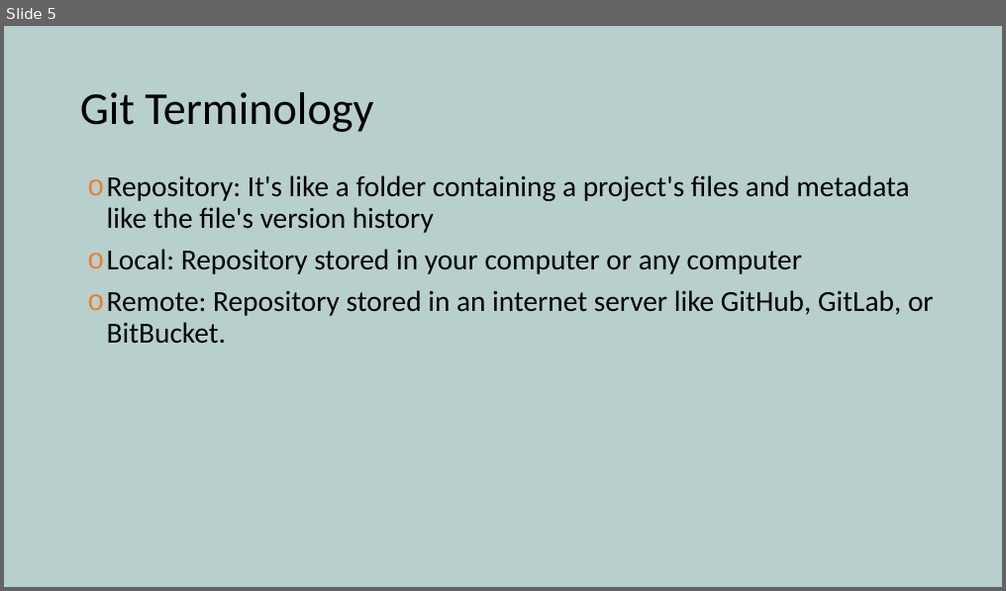
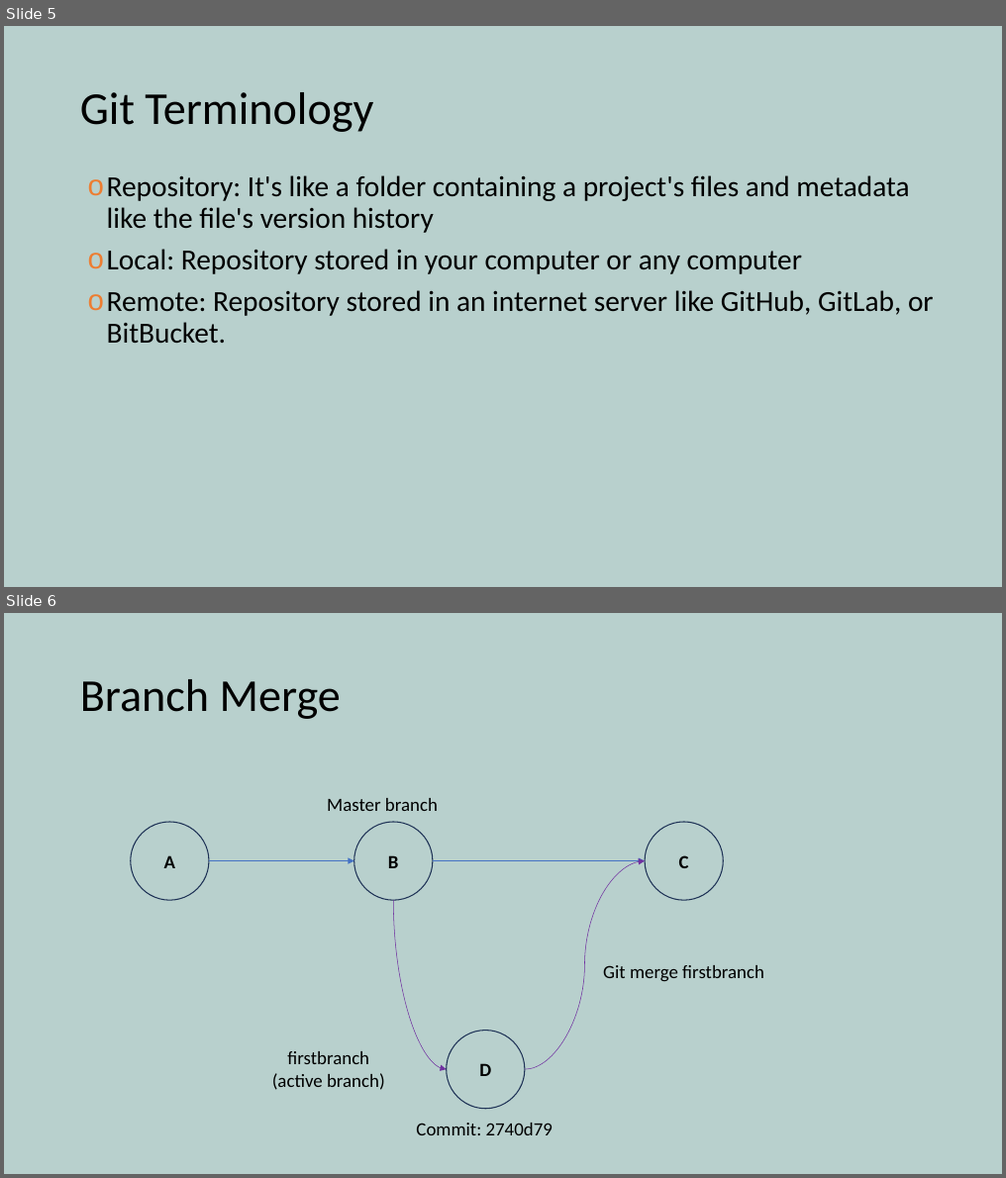
Before and after one commit to yetanothermasterylearning/git, a slide deck: 05. Branch concept/Presentation/Branch concept.pptx. Shown one above the other, each under a label of ours: slide 5 before the commit, slides 5 and 6 after it. The pictures are 1006x591 and 1006x1178 pixels, drawn with LibreOffice and Linux fonts; fonts in the diff are those of the drawing. Boxes give left, top, right and bottom in pixels: in the first picture for what was removed or moved away, otherwise in the second. Text is boxed around its words. In the diff, an @@ line names an element or a change of style, - is before the commit and + after.

Commit message:
update branch concept more details

```diff
--- a/05. Branch concept/Presentation/Branch concept.pptx
+++ b/05. Branch concept/Presentation/Branch concept.pptx
@@ slide 6 added at box(4, 613, 1002, 1174), background #B8D0CD @@
@@ title added at box(80, 679, 341, 719), 44 pt, text #000000 @@
+Branch Merge
@@ text added at box(327, 798, 438, 811), 18 pt, text #000000 @@
+Master branch
@@ ellipse added at box(131, 822, 209, 900), outline #1E3256 1 pt, 18 pt, text #000000, bold @@
+A
@@ ellipse added at box(354, 822, 433, 900), outline #1E3256 1 pt, 18 pt, text #000000, bold @@
+B
@@ ellipse added at box(645, 822, 724, 900), outline #1E3256 1 pt, 18 pt, text #000000, bold @@
+C
@@ arrow added from (209, 861) to (354, 861), #4472C4 0.5 pt @@
@@ arrow added from (433, 861) to (645, 861), #4472C4 0.5 pt @@
@@ curved arrow added from (525, 1069) to (645, 861), #7030A0 0.5 pt @@
@@ curved arrow added from (393, 900) to (447, 1069), #7030A0 0.5 pt @@
@@ text added at box(603, 965, 764, 981), 18 pt, text #000000 @@
+Git merge firstbranch
@@ text added at box(272, 1052, 385, 1090), 18 pt, text #000000 @@
+firstbranch
+(active branch)
@@ ellipse added at box(447, 1031, 525, 1109), outline #1E3256 1 pt, 18 pt, text #000000, bold @@
+D
@@ text added at box(416, 1123, 552, 1136), 18 pt, text #000000 @@
+Commit: 2740d79
```
Also in this commit, not shown: 1 other slide added, 1 slide removed, 19 other files.
